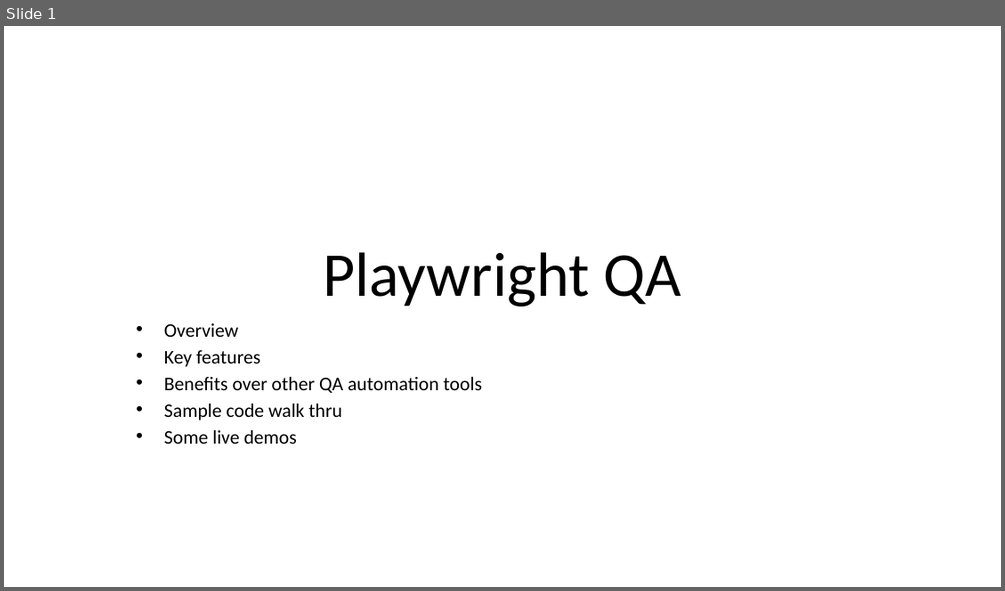
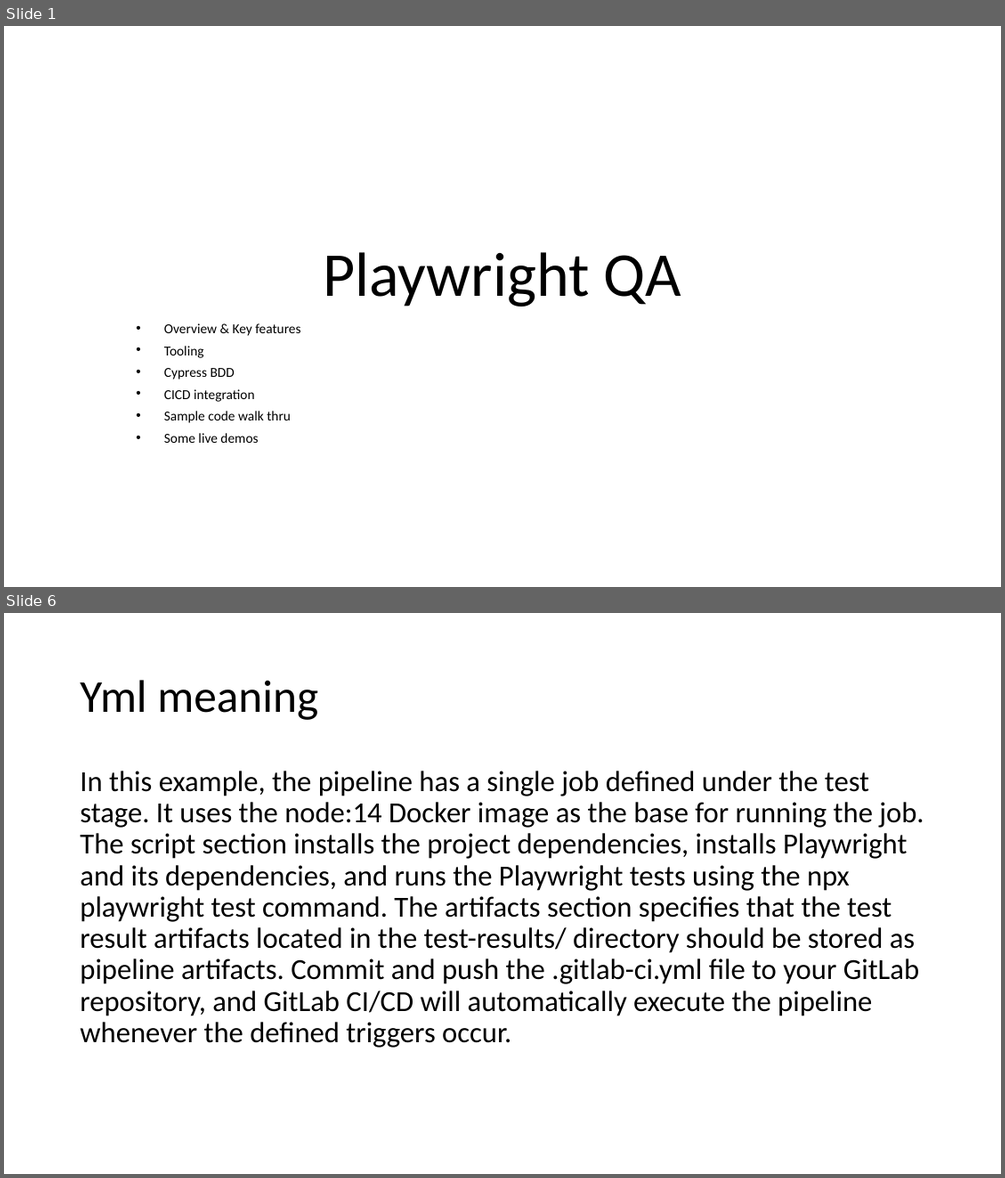
Before and after one commit to umesh-prabhu/demo1, a slide deck: playwr-ppt.pptx. Shown one above the other, each under a label of ours: slide 1 before the commit, slides 1 and 6 after it; the slides between them are not shown. The pictures are 1005x591 and 1005x1178 pixels, drawn with LibreOffice and Linux fonts; fonts in the diff are those of the drawing. Boxes give left, top, right and bottom in pixels: in the first picture for what was removed or moved away, otherwise in the second. Text is boxed around its words. In the diff, an @@ line names an element or a change of style, - is before the commit and + after.

```diff
--- a/playwr-ppt.pptx
+++ b/playwr-ppt.pptx
@@ slide 6 added at box(4, 613, 1001, 1174), background #FFFFFF @@
@@ title added at box(80, 680, 318, 720), 44 pt, text #000000 @@
+Yml meaning
@@ text added at box(80, 771, 923, 1047), 28 pt, text #000000 @@
+In this example, the pipeline has a single job defined under the test stage. It uses the node:14 Docker image as the base for running the job. The script section installs the project dependencies, installs Playwright and its dependencies, and runs the Playwright tests using the npx playwright test command. The artifacts section specifies that the test result artifacts located in the test-results/ directory should be stored as pipeline artifacts. Commit and push the .gitlab-ci.yml file to your GitLab repository, and GitLab CI/CD will automatically execute the pipeline whenever the defined triggers occur.
@@ slide 1 changed as well @@
@@ subtitle at box(164, 323, 300, 402): text changed; size 18.6 to 13.2 pt @@
-• Overview
-• Key features
-• Benefits over other QA automation tools
+• Overview & Key features
+• Tooling
+• Cypress BDD
+• CICD integration
@@ subtitle at box(164, 410, 291, 443): size 18.6 to 13.2 pt in "Sample code walk thru", "Some live demos" @@
```
Also in this commit, not shown: 4 other slides added, 1 other file.
